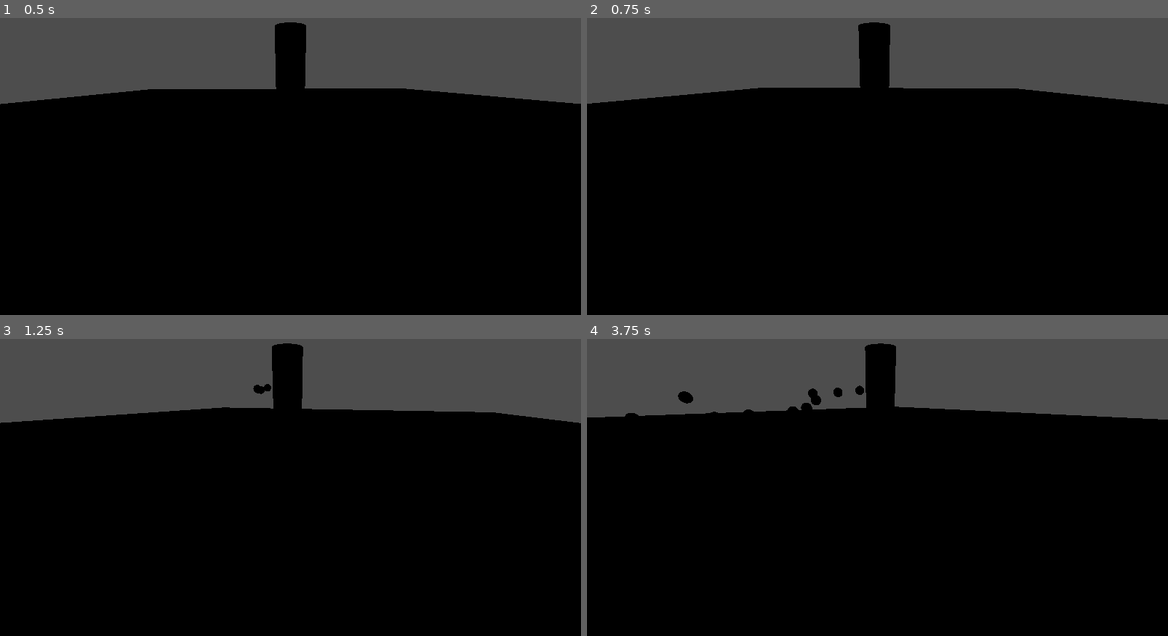
Above: before the commit, frames 1-4 (two rows, left to right).
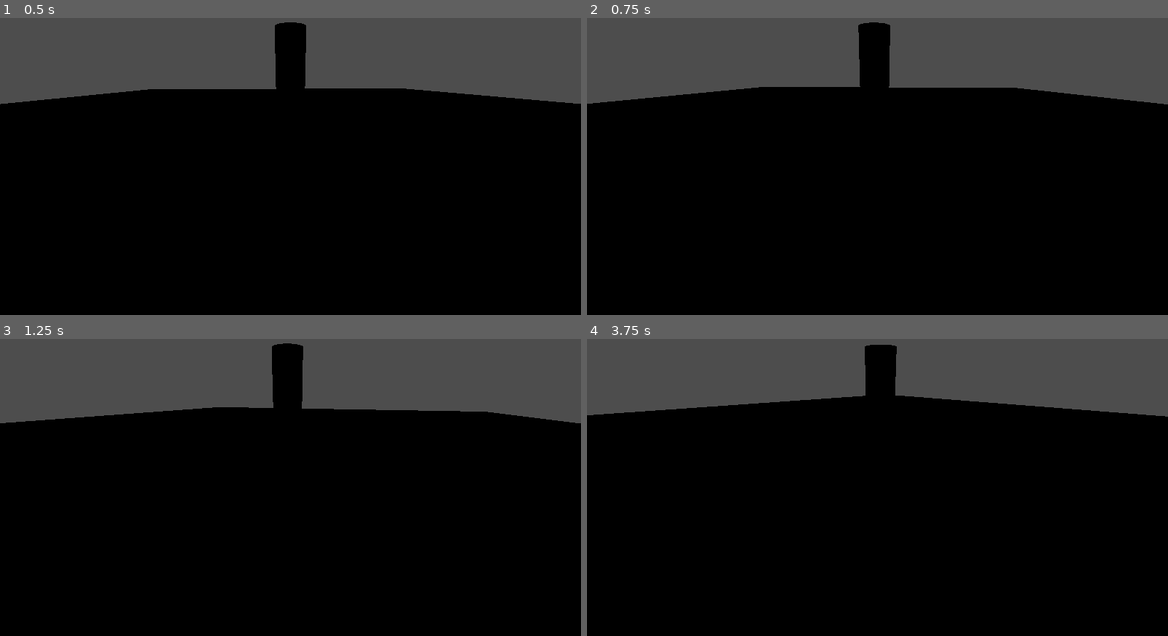
Above: after the commit, the same moments.

Repository: uunotap/GameJamArenaUTU
Game: Godot game, scene res://scenes/levels/test_level.tscn
Same seed, same stepped clock (60 frames per second), same inputs: the game is played once before the commit and once after it.
Inputs:
- Up to frame 1 (0.5 s): no input
- Up to frame 2 (0.75 s): tap Enter (ui_accept) at 0.5 s; hold E (dash_right) from 0.53 s (still down)
- Up to frame 3 (1.25 s): keep holding E (dash_right); tap Enter (ui_accept) at 0.77 s
- Up to frame 4 (3.75 s): release E (dash_right) at 1.28 s; hold Down (ui_down) 1.28-2.03 s; tap Enter (ui_accept) at 1.52, 3.02 s; hold E (dash_right) 2.03-2.78 s; hold Up (ui_up) 2.78-3.53 s; hold Q (dash_left) from 3.53 s (still down)

Frame 1 is identical in both runs. In frame 2, 0.1% of the frame differs, in the area x 0-100%, y 1-30%; in frame 3, 0.2%; in frame 4, 2.4%, in the area x 0-100%, y 1-28%.

Commit message:
Additional ball work :P

Diff:
--- a/entities/bossKreatura/attacks/ground_rise_attack.gd
+++ b/entities/bossKreatura/attacks/ground_rise_attack.gd
@@ -1,8 +1,10 @@
 extends Area3D
 
-var lifetime: float = 2.0
-var traveltime: float =1.0
-var offset:float=10
+
+@export var lifetime:float = 4.0
+@export var traveltime: float =1.0
+@export var offset:float=10
+@export var damage:int = 1
 
 var start_position: Vector3
 var target_position: Vector3
@@ -27,9 +29,8 @@
 func hit(node:PhysicsBody3D):
 	if node.name=="Player":
 		var player:Player = node
-		player.hp-=1
-	self.queue_free()
-
+		player.hp-=damage
+	self.monitoring=false
 
 func _on_body_entered(body: Node3D) -> void:
 	hit(body)
--- a/entities/bossKreatura/attacks/waterball.gd
+++ b/entities/bossKreatura/attacks/waterball.gd
@@ -1,20 +1,44 @@
+class_name WaterBall
 extends RigidBody3D
 
+@export var lifetime:float = 8.0
+@export var damage:int = 1
+
+var curving:bool =false
+
+var curve_strength:int=0
 
 # Called when the node enters the scene tree for the first time.
 func _ready() -> void:
-	pass
+	get_tree().create_timer(lifetime).timeout.connect(queue_free)
+
 
 
 
 # Called every frame. 'delta' is the elapsed time since the previous frame.
-func _process(delta: float) -> void:
-	pass
+
+func _physics_process(delta: float) -> void:
+	if curving:
+		# 1. Get the current direction the ball is moving
+		var forward_dir = linear_velocity.normalized()
+
+		# 2. Determine the "up" vector to find the "side" vector
+		var side_direction = forward_dir.cross(global_transform.basis.y)
+
+		# 3. Apply Centripetal Force
+		var force = side_direction * curve_strength * linear_velocity.length()*delta
+
+		apply_central_force(force)
+
+	if linear_velocity.length() > 0.1:
+		look_at(global_position + linear_velocity)
+
+
 
 func hit(node:PhysicsBody3D):
 	if node.name=="Player":
 		var player:Player = node
-		player.hp-=1
+		player.hp-=damage
 	self.queue_free()
 
 
--- a/entities/bossKreatura/boss.gd
+++ b/entities/bossKreatura/boss.gd
@@ -4,7 +4,9 @@
 @export var player:Player
 
 
-enum attState {BASIC, ALT, SWEEP}
+
+
+enum attState {BASIC, ALT, SWEEP, TRICK}
 var stateAtt:attState = attState.BASIC
 var increment:int = 0
 
@@ -23,7 +25,9 @@
 var invulnerability = false #??
 
 enum phaseState {PHASE1,PHASE2, PHASE3}
-var stateBoss:phaseState = phaseState.PHASE1: set = set_state
+
+@export var stateBoss:phaseState = phaseState.PHASE1: set = set_state
+
 func set_state(new_state: phaseState) -> void:
 	invulnerability=false
 	stateBoss=new_state
@@ -31,6 +35,7 @@
 
 
 
+
 # Called when the node enters the scene tree for the first time.
 func _ready() -> void:
 	$"basic attack".start()
@@ -41,15 +46,49 @@
 func _process(delta: float) -> void:
 	pass
 
-func shoot_ball(target:Vector3):
-		var instance:RigidBody3D = waterball.instantiate()
+func shoot_ball_target(target:Vector3, speedmod:float):
+		var instance:WaterBall = waterball.instantiate()
 		add_child(instance)
-		instance.apply_impulse(global_position.direction_to(target)*10)
+		instance.apply_impulse(global_position.direction_to(target)*20*speedmod)
+
+func scatter_ball(target:Vector3, speedmod:float, offsets:Array[int]):
+	for offset1 in offsets:
+		for offset2 in offsets:
+			#for offset3 in offsets:
+			var target_off:Vector3=Vector3(target.x+offset1,target.y,target.z+offset2)
+			shoot_ball_target(target_off,speedmod)
+
+
+func shoot_ball_perpendicular(target:Vector3, height:float, speedmod:float):
+		var instance:WaterBall = waterball.instantiate()
+		add_child(instance)
+
+		instance.global_position.y=height
+		target=Vector3(target.x,height,target.z)
+		var dir_to = instance.global_position.direction_to(target)
+		instance.apply_impulse(dir_to*20)
+		instance.look_at(target)
+		return instance
+
+func curve_ball(ball:WaterBall, turn:int):
+
+	ball.curve_strength=turn
+	ball.curving=true
+
+
 
 func rise_att(target:Vector3):
 		var instance:Area3D = rising_attack.instantiate()
 		add_child(instance)
 		instance.global_position = target + Vector3(0,-2, 0)
+
+func scatter_rise(target:Vector3, offsets:Array[int], rand_off:int):
+	for offset1 in offsets:
+		for offset2 in offsets:
+			var target_off:Vector3=Vector3(target.x+offset1-randi_range(-rand_off,rand_off),target.y,target.z+offset2+randi_range(-rand_off, rand_off))
+			rise_att(target_off)
+
+
 
 
 
@@ -80,17 +119,102 @@
 
 		if stateAtt==attState.BASIC:
 			if increment%3 ==0:
+				shoot_ball_perpendicular(player.global_position,2,1)
+				#var rand_off=Vector3(randi_range(-8,8),randi_range(-2,2),randi_range(-8,8))
+				#shoot_ball_target(player.global_position+rand_off,1)
+				#shoot_ball_target(player.global_position-rand_off,1)
+			elif increment % 5 ==0:
+				var offset=randi_range(10, 25)
+				#scatter_ball(player.global_position, 1, [0, offset, -offset])
+			else:
+				#shoot_ball_target(player.global_position,2)
+				curve_ball(	shoot_ball_perpendicular(player.global_position, 0, 2),100)
+				curve_ball(	shoot_ball_perpendicular(player.global_position, 0, 2),-100)
+
+		elif stateAtt==attState.ALT:
+			var offset=randi_range(10, 30)
+			scatter_rise(player.global_position, [0, offset, -offset], 4)
+		elif stateAtt==attState.SWEEP:
+			var side:bool =randi_range(0,1)
+
+	increment+=1
+
+
+
+
+
+
+
+func teleport_trick(side: bool):
+	var dir: int = 1 if side else -1
+	var sweep_distance = randi_range(10,30)
+
+	var cur_height = global_position.y
+	var side_vector := (player.transform.basis * Vector3(dir, 0, 0)).normalized()
+
+	var start_pos = global_position + (side_vector * sweep_distance)
+	var end_pos = player.global_position - (side_vector * sweep_distance)
+
+	var tween = create_tween()
+
+	end_pos.y=cur_height
+	tween.tween_property(self, "global_position", end_pos, 4).set_trans(Tween.TRANS_SINE)
+
+
+
+func phase3logic():
+	# JUST A COPY OF PHASE 1 ATM
+	if attacks >= amount_att:
+		attacks=0
+		print("attack step", step)
+		if step == 1 :
+			stateAtt=attState.ALT
+			amount_att=5
+		elif step == 4 or step == 8:
+			stateAtt = attState.TRICK
+			amount_att=1
+		elif step == 2 or step ==0:
+			stateAtt=attState.BASIC
+			amount_att=25
+		elif step == 3:
+			stateAtt = attState.SWEEP
+			amount_att=1
+		else:
+			step=0
+		step+=1
+
+
+	if increment%2 ==0:
+		attacks += 1
+
+		if stateAtt==attState.BASIC:
+			if increment%3 ==0:
+
 				var rand_off=Vector3(randi_range(-8,8),randi_range(-2,2),randi_range(-8,8))
-				shoot_ball(player.global_position+rand_off)
-				shoot_ball(player.global_position+rand_off)
+				shoot_ball_target(player.global_position+rand_off,1)
+				shoot_ball_target(player.global_position-rand_off,1)
+			elif increment % 5 ==0:
+				var offset=randi_range(10, 25)
+				scatter_ball(player.global_position, 1, [0, offset, -offset])
 			else:
-				shoot_ball(player.global_position)
+				shoot_ball_target(player.global_position,2)
 
 		elif stateAtt==attState.ALT:
-			rise_att(player.global_position)
+			var offset=randi_range(10, 30)
+			scatter_rise(player.global_position, [0, offset, -offset], 4)
+		elif stateAtt==attState.SWEEP:
+			var side:bool =randi_range(0,1)
+
+		elif stateAtt==attState.TRICK:
+			var side:bool =randi_range(0,1)
+			teleport_trick(side)
+
+
 
 
 	increment+=1
+
+
 
 
 func _on_basic_attack_timeout() -> void:
@@ -99,4 +223,4 @@
 	elif stateBoss==phaseState.PHASE2:
 		pass
 	elif stateBoss==phaseState.PHASE3:
-		pass
+		phase3logic()
--- a/entities/player/player.gd
+++ b/entities/player/player.gd
@@ -2,9 +2,10 @@
 extends CharacterBody3D
 
 
-const SPEED = 5.0
-const JUMP_VELOCITY = 4.5
-
+const SPEED = 7.5
+const JUMP_VELOCITY = 8
+@export var dash_speed: float = 30.0
+@export var dash_duration: float = 0.2
 
 #enum moveState {IDLE, RUN, JUMP, DASH}
 
@@ -45,8 +46,7 @@
 
 
 
-@export var dash_speed: float = 30.0
-@export var dash_duration: float = 0.2
+
 
 var dash_direction_multiplier: float = 0.0 # 1.0 for right, -1.0 for left
 
@@ -80,7 +80,7 @@
 
 		# 2. Calculate the Tangent (Perpendicular) vector
 		var tangent = offset.cross(Vector3.UP).normalized()
-		print(global_position.distance_to(enemy.global_position))
+		#print(global_position.distance_to(enemy.global_position))
 		# 3. Apply velocity along that tangent
 		velocity = tangent * dash_speed * dash_direction_multiplier
 
Not shown, added: assets/audio/splash.ogg.import
